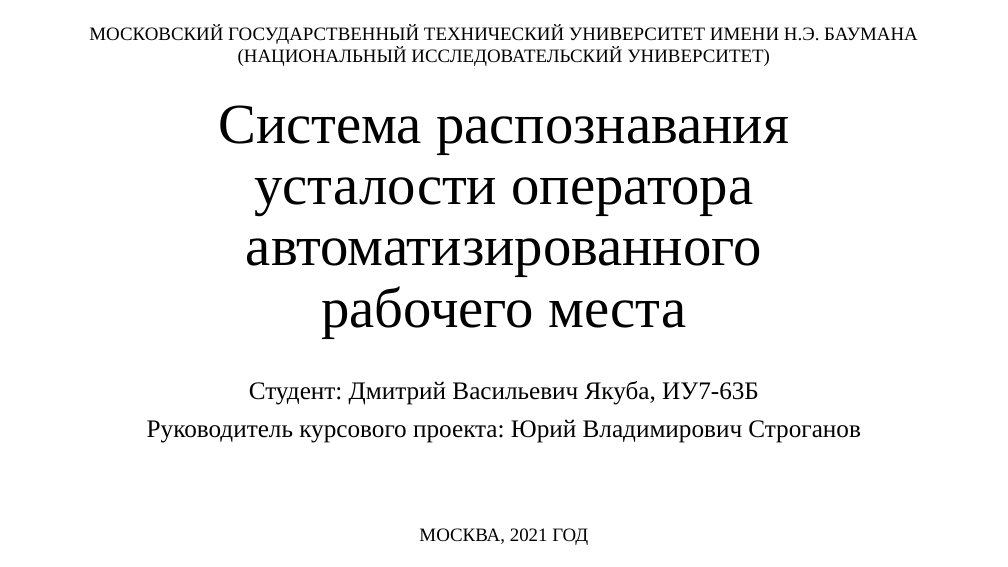
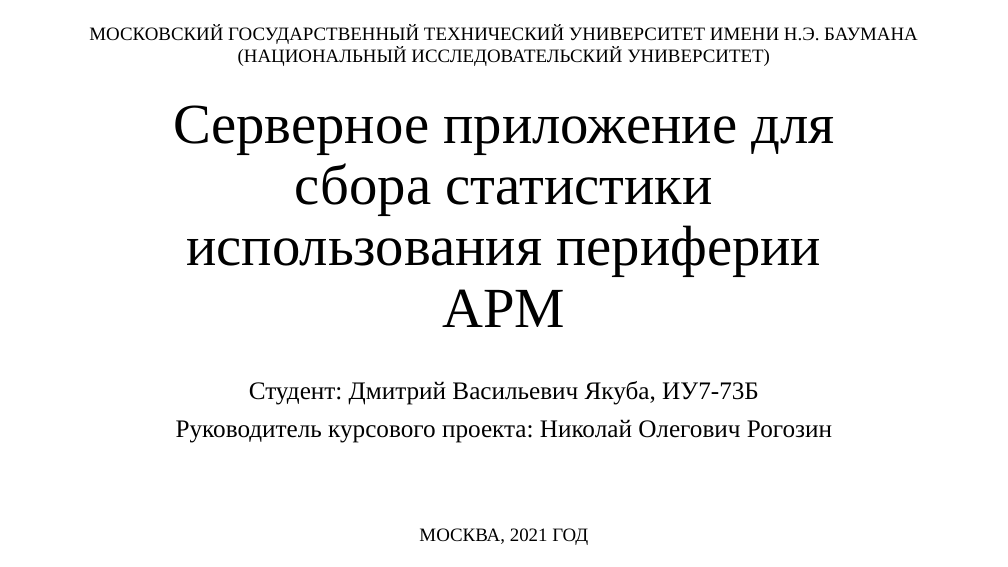
Before and after one commit to TheSawIsTheLaw/NetworkingCoursework, a slide deck: slide 1 of documentation/Presentation/presentation.pptx. Drawn at 1008x567 pixels with LibreOffice and Linux fonts; fonts in the diff are those of the drawing. Boxes give left, top, right and bottom in pixels: in the first picture for what was removed or moved away, otherwise in the second. Text is boxed around its words. In the diff, an @@ line names an element or a change of style, - is before the commit and + after.

```diff
--- a/documentation/Presentation/presentation.pptx
+++ b/documentation/Presentation/presentation.pptx
@@ title at (173,105,834,327): text changed @@
-Система распознавания усталости оператора автоматизированного рабочего места
+Серверное приложение для сбора статистики использования периферии АРМ
@@ subtitle at (176,381,832,443): text changed @@
-Студент: Дмитрий Васильевич Якуба, ИУ7-63Б
-Руководитель курсового проекта: Юрий Владимирович Строганов
+Студент: Дмитрий Васильевич Якуба, ИУ7-73Б
+Руководитель курсового проекта: Николай Олегович Рогозин
```
Also in this commit, not shown: 1 other slide changed, 6 slides added, 10 slides removed.
